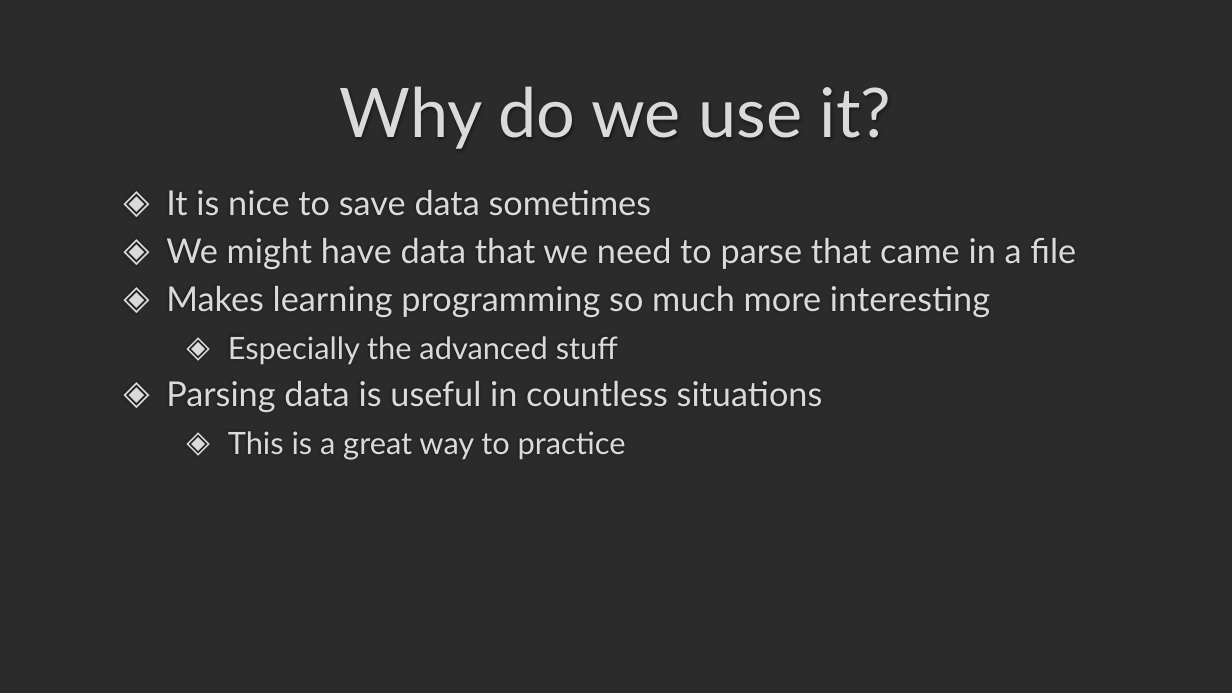
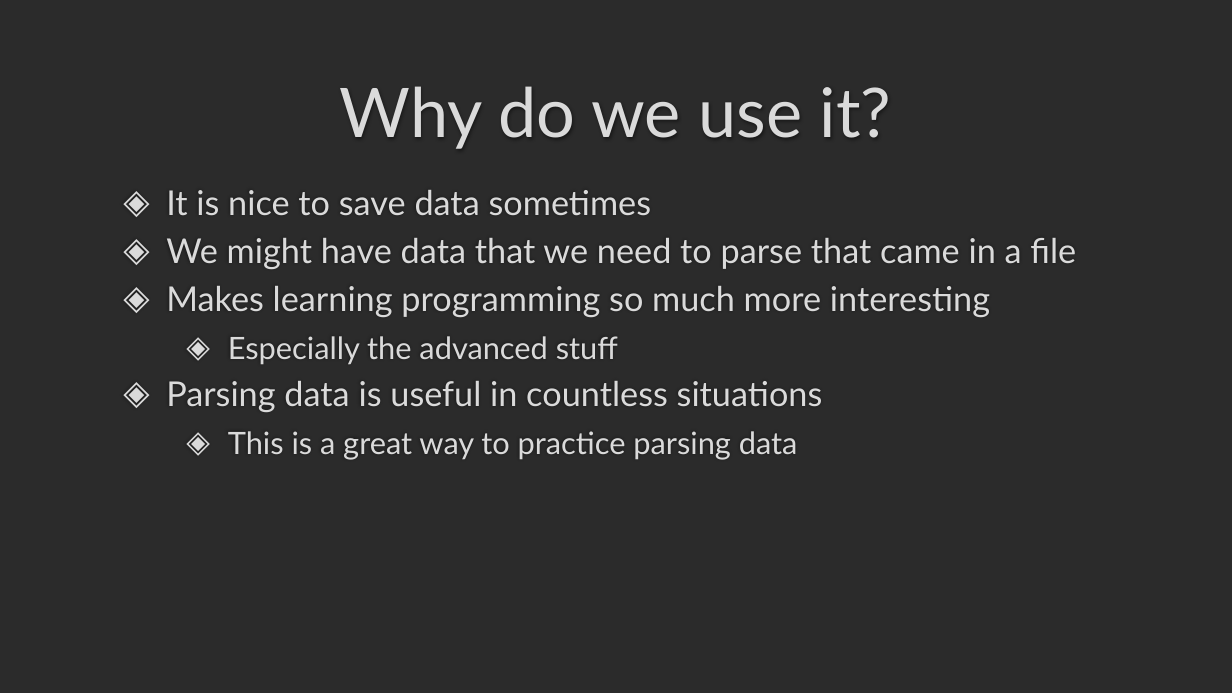
Before and after one commit to darrare/CS-3020, a slide deck: slide 3 of Documents/Powerpoints/3.0 FileIO.pptx. Drawn at 1232x693 pixels with LibreOffice and Linux fonts; fonts in the diff are those of the drawing; background and template pictures are left out; a plain dark background stands for a picture behind light text. Boxes give left, top, right and bottom in pixels: in the first picture for what was removed or moved away, otherwise in the second. Text is boxed around its words. In the diff, an @@ line names an element or a change of style, - is before the commit and + after.

```diff
--- a/Documents/Powerpoints/3.0 FileIO.pptx
+++ b/Documents/Powerpoints/3.0 FileIO.pptx
@@ text at [228, 431, 798, 460]: text changed @@
-  ◈ This is a great way to practice
+  ◈ This is a great way to practice parsing data
```
Also in this commit, not shown: 1 other slide changed, 2 slides added, 1 slide removed, 1 other file.
